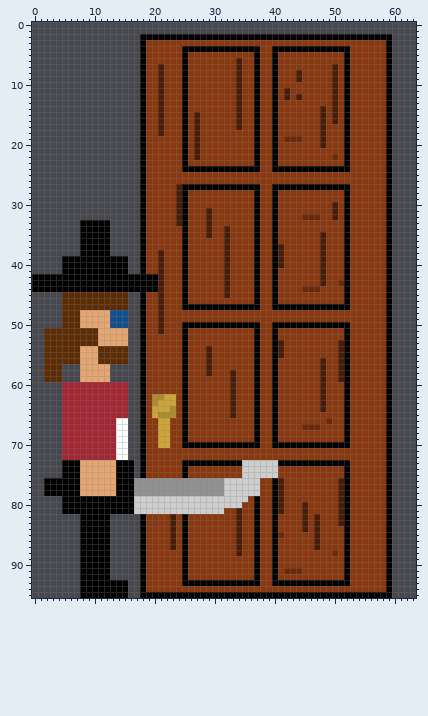
A sprite sheet gets an edit: Assets/Sprites/Characters/Pirate/pirate_withDoor_Open1.png. The first picture shows the starting point.
The file is 64x96 pixels.
Now the later version:
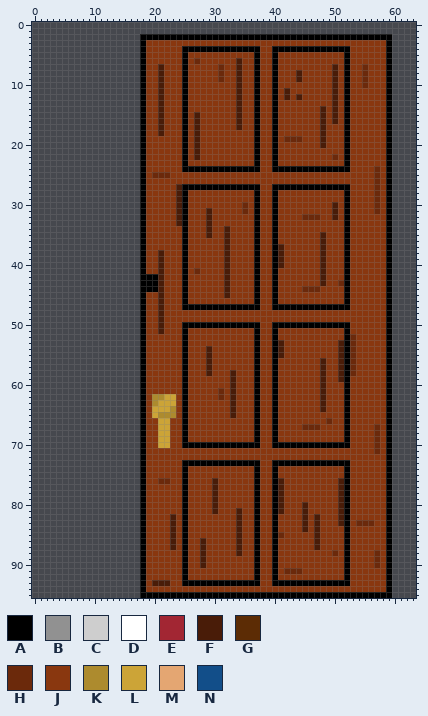
Palette (. is transparent): A #000000  B #919191  C #cecece  D #ffffff  E #a22633  F #491c08  G #5c2c05  H #6b290b  J #89370f  K #ad8b2e  L #cca437  M #e4a672  N #124e89
Difference:
y 6: x 27 J -> H
y 7..9: x 31 J -> H; x 55 J -> H
y 10: x 55 J -> H
y 24: x 57 J -> H
y 25: x 20..22 JJJ -> HHH; x 57 J -> H
y 26..29: x 57 J -> H
y 30..31: x 35 J -> H; x 57 J -> H
y 33..38: x 8..12 AAAAA -> .....
y 39..40: x 5..15 AAAAAAAAAAA -> ...........
y 41: x 5..15 AAAAAAAAAAA -> ...........; x 27 J -> H
y 42..44: x 0..17 AAAAAAAAAAAAAAAAAA -> ..................
y 45..47: x 5..15 GGGGGGGGGGG -> ...........
y 48..50: x 5..15 GGGMMMMMNNN -> ...........
y 51: x 2..15 GGGGGGGGGMMMMM -> ..............
y 52..53: x 2..15 GGGGGGGGGMMMMM -> ..............; x 53 J -> H
y 54..56: x 2..15 GGGGGGMMMGGGGG -> ..............; x 53 J -> H
y 57..58: x 2..4 GGG -> ...; x 8..12 MMMMM -> .....; x 53 J -> H
y 59: x 2..4 GGG -> ...; x 8..12 MMMMM -> .....
y 60: x 5..15 EEEEEEEEEEE -> ...........
y 61..62: x 5..15 EEEEEEEEEEE -> ...........; x 31 J -> H
y 63..65: x 5..15 EEEEEEEEEEE -> ...........
y 66: x 5..15 EEEEEEEEEDD -> ...........
y 67..71: x 5..15 EEEEEEEEEDD -> ...........; x 57 J -> H
y 72: x 5..15 EEEEEEEEEDD -> ...........
y 73: x 5..16 AAAMMMMMMAAA -> ............; x 35..40 CCCCCC -> AAAJJA
y 74..75: x 5..16 AAAMMMMMMAAA -> ............; x 35..40 CCCCCC -> JJAJJA
y 76: x 2..37 AAAAAAMMMMMMAAABBBBBBBBBBBBBBBCCCCCC -> ................AJJHHJJAJJJJFJJJJJJA
y 77..78: x 2..37 AAAAAAMMMMMMAAABBBBBBBBBBBBBBBCCCCCC -> ................AJJJJJJAJJJJFJJJJJJA
y 79: x 5..35 AAAAAAAAAAAACCCCCCCCCCCCCCCCCCC -> .............AJJJJJJAJJJJFJJJJJ
y 80: x 5..34 AAAAAAAAAAAACCCCCCCCCCCCCCCCCC -> .............AJJJJJJAJJJJFJJJJ
y 81: x 5..31 AAAAAAAAAAAACCCCCCCCCCCCCCC -> .............AJJJJJJAJJJJFJ
y 82: x 8..12 AAAAA -> .....
y 83: x 8..12 AAAAA -> .....; x 54..56 JJJ -> HHH
y 84..85: x 8..12 AAAAA -> .....
y 86..87: x 8..12 AAAAA -> .....; x 28 J -> F
y 88..90: x 8..12 AAAAA -> .....; x 28 J -> F; x 57 J -> H
y 91..92: x 8..12 AAAAA -> .....
y 93: x 8..15 AAAAAAAA -> ........; x 20..22 JJJ -> FFF
y 94..95: x 8..15 AAAAAAAA -> ........
